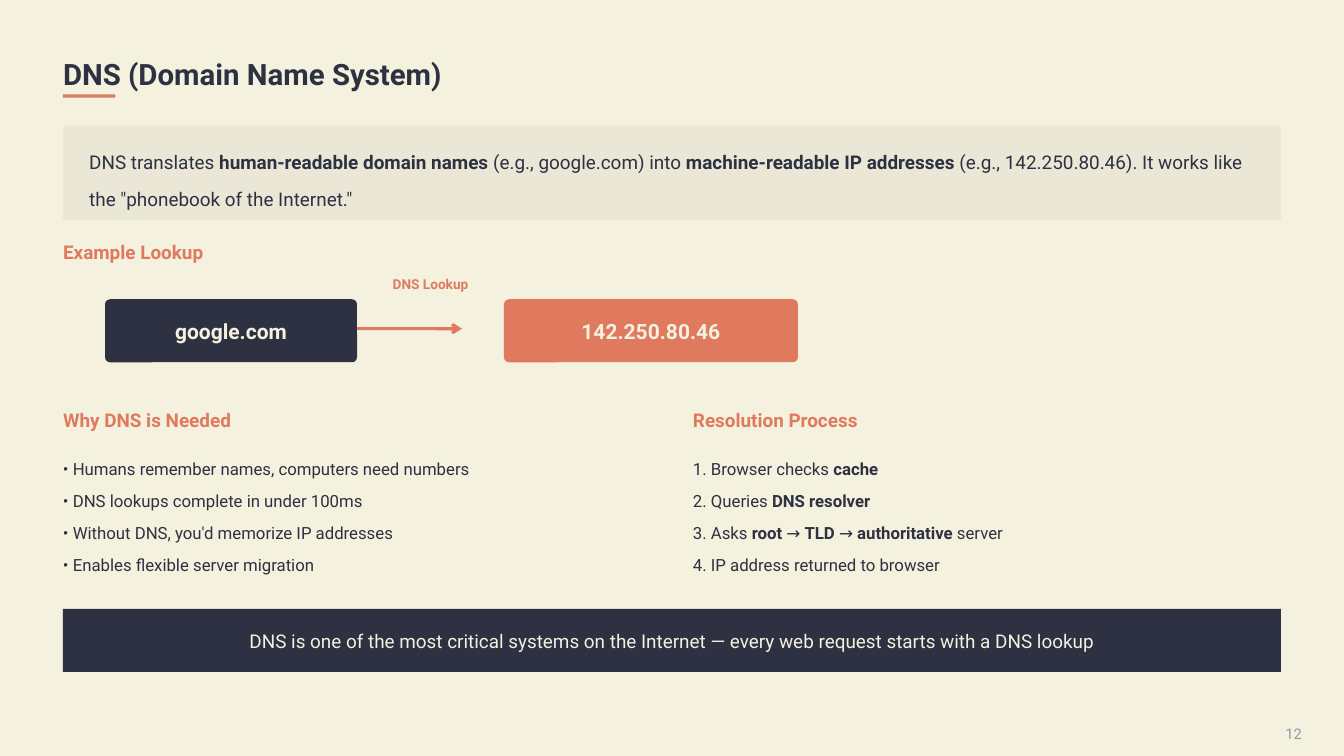
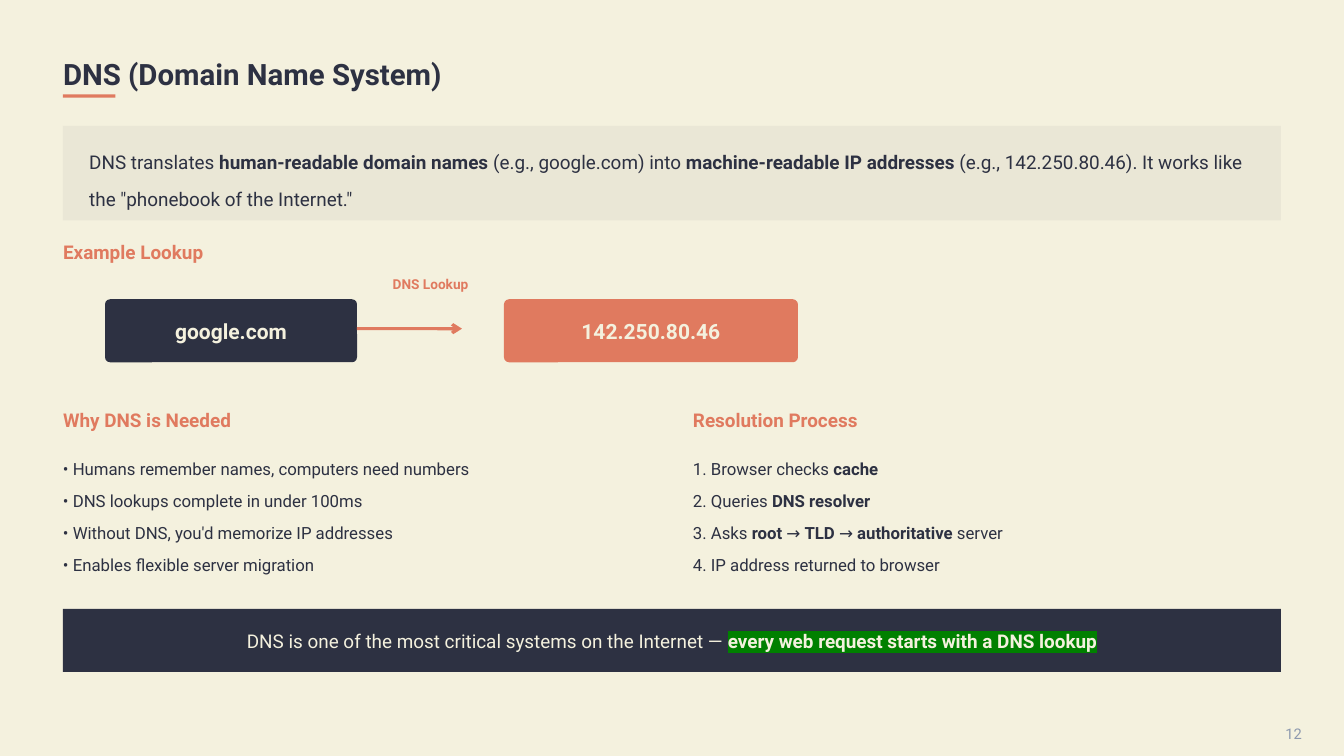
Before and after one commit to nabila-nuzhat/backend, a slide deck: slide 12 of network/sir-slides/4. Networking for Web Developers.pptx. Drawn at 1344x756 pixels with LibreOffice and Linux fonts; fonts in the diff are those of the drawing. Boxes give left, top, right and bottom in pixels: in the first picture for what was removed or moved away, otherwise in the second. Text is boxed around its words. In the diff, an @@ line names an element or a change of style, - is before the commit and + after.

```diff
--- a/network/sir-slides/4. Networking for Web Developers.pptx
+++ b/network/sir-slides/4. Networking for Web Developers.pptx
@@ text "DNS is one of the ..." at bbox=[247, 630, 1097, 652]: highlight none to #008000, bold on in "every web request starts with a DNS ..." @@
```
Also in this commit, not shown: 1 other slide changed, 22 other files.
